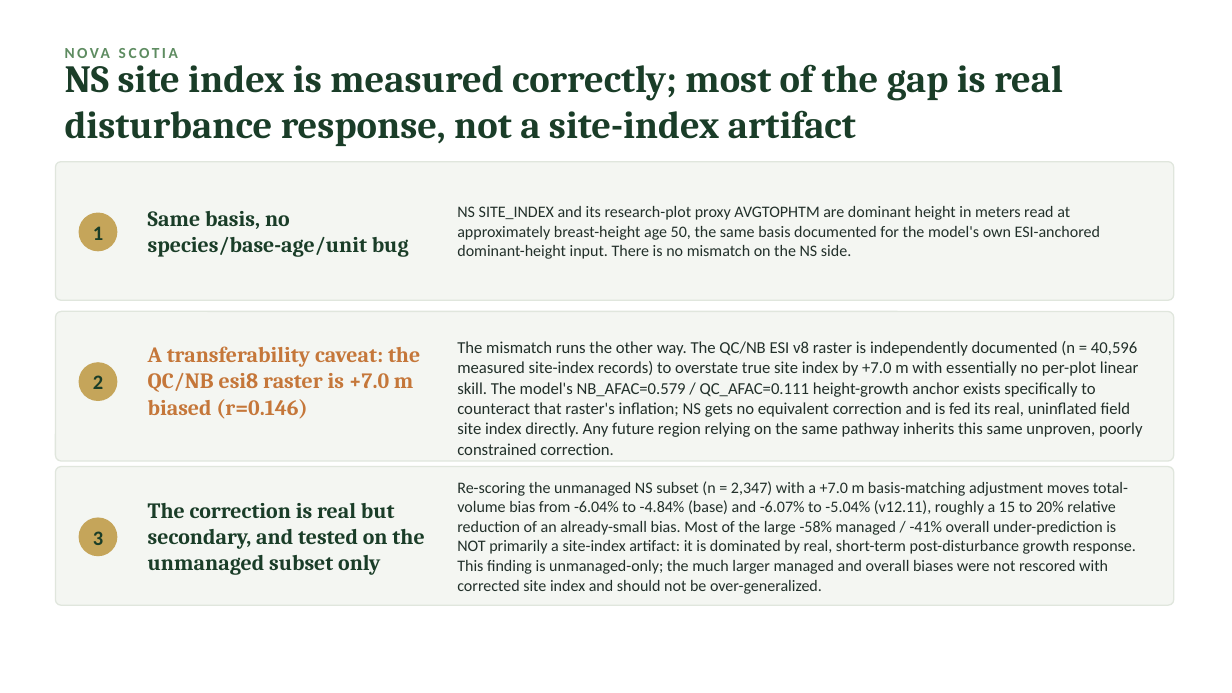
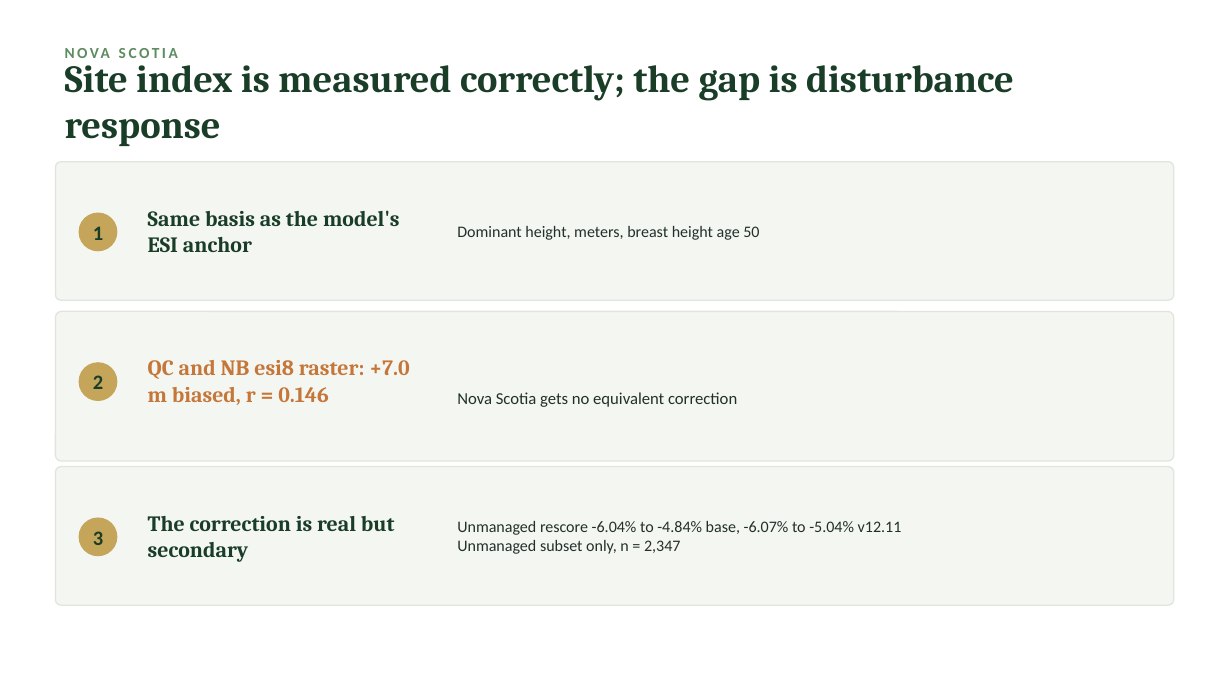
Before and after one commit to holoros/fvs-acd, a slide deck: slide 31 of FVS-ACD_Hennigar_Aug2026.pptx. Drawn at 1232x693 pixels with LibreOffice and Linux fonts; fonts in the diff are those of the drawing. Boxes give left, top, right and bottom in pixels: in the first picture for what was removed or moved away, otherwise in the second. Text is boxed around its words. In the diff, an @@ line names an element or a change of style, - is before the commit and + after.

Commit message:
v12.11 benchmark: height-coverage census, rescores, and Zenodo deposit package

```diff
--- a/FVS-ACD_Hennigar_Aug2026.pptx
+++ b/FVS-ACD_Hennigar_Aug2026.pptx
@@ text at (x1=65, y1=57, x2=1014, y2=146): text changed @@
-NS site index is measured correctly; most of the gap is real disturbance response, not a site-index artifact
+Site index is measured correctly; the gap is disturbance response
@@ text at (x1=148, y1=210, x2=400, y2=252): text changed @@
-Same basis, no species/base-age/unit bug
+Same basis as the model's ESI anchor
@@ text at (x1=457, y1=226, x2=759, y2=240): text changed @@
-NS SITE_INDEX and its research-plot proxy AVGTOPHTM are dominant height in meters read at approximately breast-height age 50, the same basis documented for the model's own ESI-anchored dominant-height input. There is no mismatch on the NS side.
+Dominant height, meters, breast height age 50
@@ text at (x1=148, y1=360, x2=409, y2=405): text changed @@
-A transferability caveat: the QC/NB esi8 raster is +7.0 m biased (r=0.146)
+QC and NB esi8 raster: +7.0 m biased, r = 0.146
@@ text at (x1=457, y1=392, x2=737, y2=407): text changed @@
-The mismatch runs the other way. The QC/NB ESI v8 raster is independently documented (n = 40,596 measured site-index records) to overstate true site index by +7.0 m with essentially no per-plot linear skill. The model's NB_AFAC=0.579 / QC_AFAC=0.111 height-growth anchor exists specifically to counteract that raster's inflation; NS gets no equivalent correction and is fed its real, uninflated field site index directly. Any future region relying on the same pathway inherits this same unproven, poorly constrained correction.
+Nova Scotia gets no equivalent correction
@@ text at (x1=148, y1=516, x2=395, y2=562): text changed @@
-The correction is real but secondary, and tested on the unmanaged subset only
+The correction is real but secondary
@@ text at (x1=457, y1=521, x2=902, y2=554): text changed @@
-Re-scoring the unmanaged NS subset (n = 2,347) with a +7.0 m basis-matching adjustment moves total-volume bias from -6.04% to -4.84% (base) and -6.07% to -5.04% (v12.11), roughly a 15 to 20% relative reduction of an already-small bias. Most of the large -58% managed / -41% overall under-prediction is NOT primarily a site-index artifact: it is dominated by real, short-term post-disturbance growth response. This finding is unmanaged-only; the much larger managed and overall biases were not rescored with corrected site index and should not be over-generalized.
+Unmanaged rescore -6.04% to -4.84% base, -6.07% to -5.04% v12.11
+Unmanaged subset only, n = 2,347
```
Also in this commit, not shown: 39 other slides changed, 1 slide added, 25 other files.
